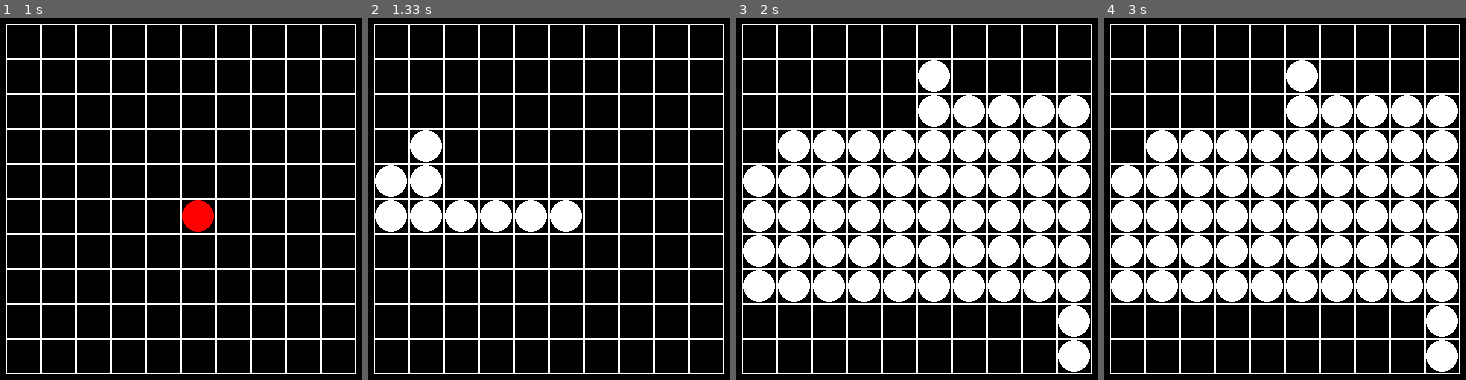
Above: before the commit, frames 1-4 (left to right).
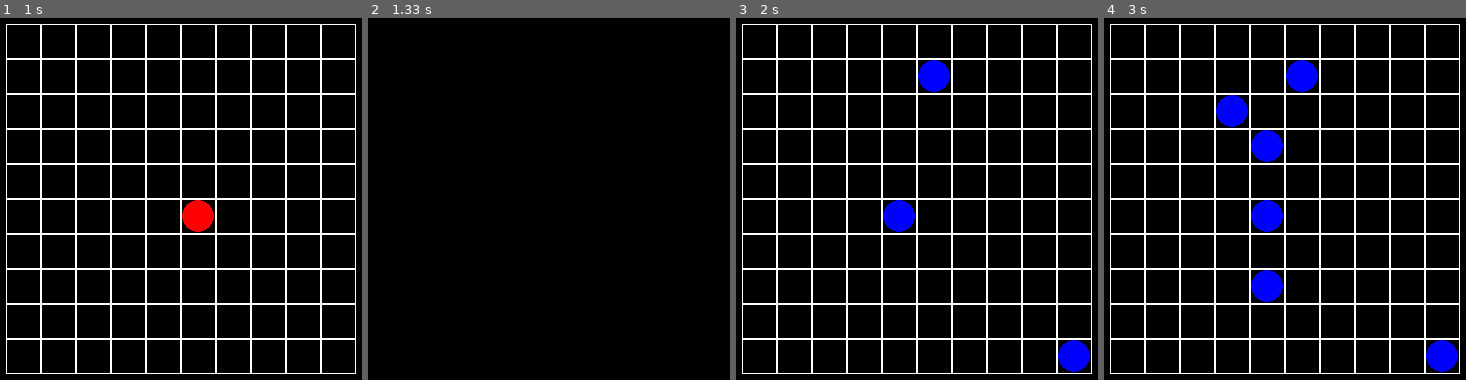
Above: after the commit, the same moments.

Repository: KirillCodeCreator/pygame_tasks
Game: pygame game, started from PyGame4/polilines.py
Two runs of this game, one before a commit and one after it. Both use one fixed random seed, a clock stepped at 60 frames per second and the inputs below.
Inputs (mouse positions are in pixels of both pictures, inside the frame that each line leads up to):
- Up to frame 1 (1 s): click (181, 199) at 0.38 s; click (184, 224) at 0.72 s
- Up to frame 2 (1.33 s): click (425, 137) at 1.05 s
- Up to frame 3 (2 s): click (1061, 340) at 1.38 s; click (924, 65) at 1.72 s
- Up to frame 4 (3 s): click (1266, 303) at 2.05 s; click (1270, 130) at 2.38 s; click (1227, 115) at 2.72 s

Frame 1 is identical in both runs. In frame 2, 16% of the frame differs, in the area x 1-99%, y 1-99%; in frame 3, 34%; in frame 4, 35%, in the area x 1-98%, y 11-98%.

Commit message:
add code

Diff:
--- a/PyGame4/polilines.py
+++ b/PyGame4/polilines.py
@@ -90,6 +90,7 @@
         self.old = list()
         self.board = board
         self.path = list()
+        self.clock = pygame.time.Clock()
 
     def get_path(self, start, to):
         print(F'add to path {start}')
@@ -97,12 +98,12 @@
         self.old.append(start)
         neighbours = self.get_neighbours(start)
         if len(neighbours) == 0:
-            self.path.clear()
             print(F'clear path')
             return False
         if to in neighbours:
             self.path.append(to)
             print(F'get path')
+            x, y = to
             return True
         else:
             for cell in neighbours:
@@ -110,7 +111,6 @@
                 if self.board[y][x] == 0 and self.get_path(cell, to):
                     return True
         print(F'clear path')
-        self.path.clear()
         return False
 
     def get_neighbours(self, cell):
@@ -141,7 +141,7 @@
         self.points = list()
         self.prev_point = None
         self.clock = pygame.time.Clock()
-        self.fps = 5
+        self.fps = 2
 
     def is_red_circle(self, row, col):
         return self.active_cells[row][col] == 2
@@ -176,11 +176,11 @@
             if self.exists_red_circle():
                 path = self.has_path(self.red_circle_col, self.red_circle_row, col, row)
                 if path is not None:
-                    #self.delete_circle(self.red_circle_row, self.red_circle_col)
-                    #self.points.clear()
+                    self.delete_circle(self.red_circle_row, self.red_circle_col)
+                    self.points.clear()
                     for i in path:
-                        self.create_white_circle(i[1], i[0])
-                        #self.points.append(i)
+                        #self.create_white_circle(i[1], i[0])
+                        self.points.append(i)
             else:
                 self.points.clear()
                 self.create_blue_circle(row, col)
@@ -209,8 +209,8 @@
 
     def has_path(self, x1, y1, x2, y2):
         alg = PathAlgoritm(self.active_cells)
-        if alg.get_path((x1, y1), (x2, y2)):
-            return alg.path
+        if alg.get_path((x2, y2), (x1, y1)):
+            return list(reversed(alg.path))
         else:
             return None
 
@@ -220,8 +220,8 @@
         blue_color = pygame.Color(BLUE)
         red_color = pygame.Color(RED)
         screen.fill(black_color)
-        '''if len(self.points) > 0:
-            self.show_next_path_point()'''
+        if len(self.points) > 0:
+            self.show_next_path_point()
         for cell_data in self.cells:
             col = cell_data[2][0]
             row = cell_data[2][1]
